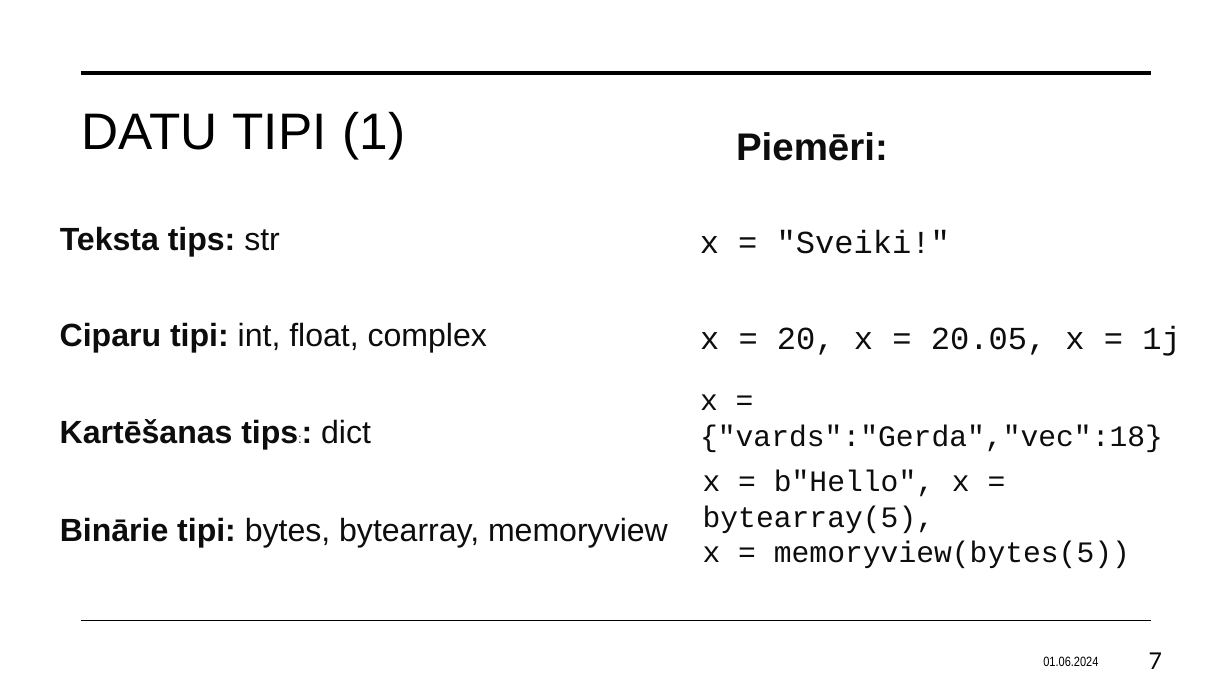
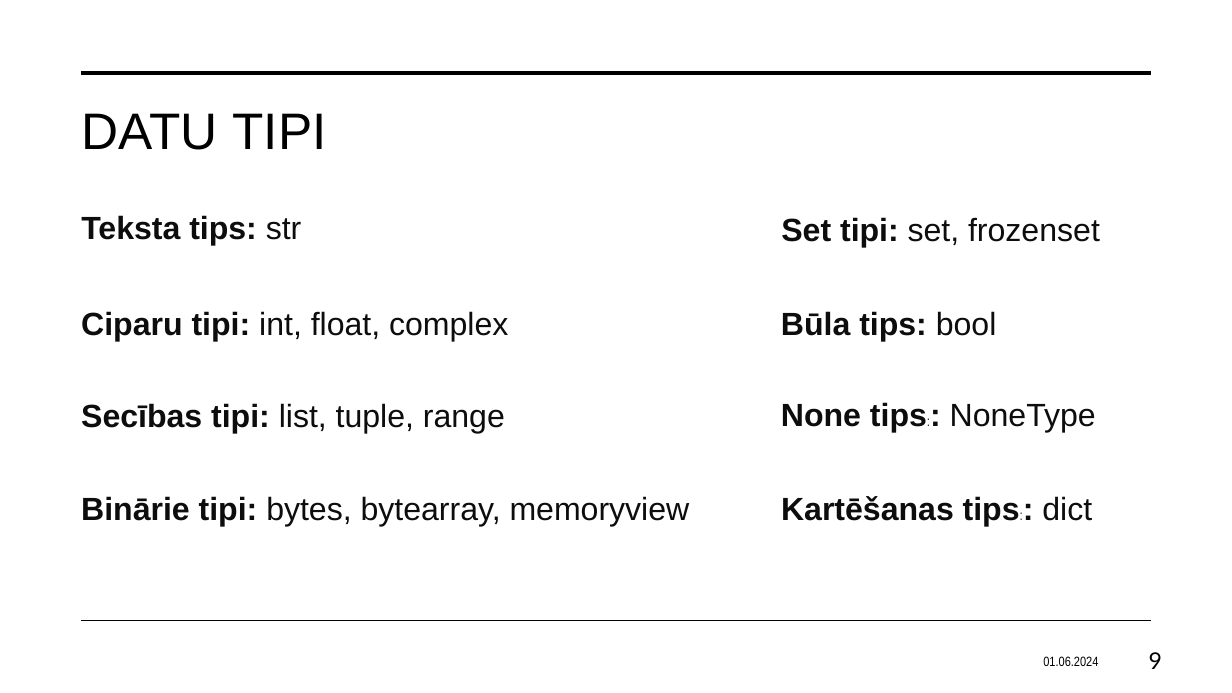
Before and after one commit to Gerda155/Fedotova_Eksamens, a slide deck: slide 9 of Fedotova_macibuMaterials.pptx (slide 7 before the commit). Drawn at 1232x693 pixels with LibreOffice and Linux fonts; fonts in the diff are those of the drawing. Boxes give left, top, right and bottom in pixels: in the first picture for what was removed or moved away, otherwise in the second. Text is boxed around its words. In the diff, an @@ line names an element or a change of style, - is before the commit and + after.

```diff
--- a/Fedotova_macibuMaterials.pptx
+++ b/Fedotova_macibuMaterials.pptx
@@ title at (81, 113, 327, 150): text changed @@
-DATU TIPI (1)
+DATU TIPI
@@ text removed at (736, 132, 888, 161) @@
-Piemēri:
@@ text "Teksta tips: str": place and size @@
-text "Teksta tips: str" at (60, 226, 280, 257)
+text "Teksta tips: str" at (81, 215, 302, 245)
@@ text removed at (700, 229, 950, 254) @@
-x = "Sveiki!"
@@ text added at (781, 217, 1100, 247), 25 pt, text #0D0D0D @@
+Set tipi: set, frozenset
@@ text "Ciparu tipi: int, float, complex": place and size @@
-text "Ciparu tipi: int, float, complex" at (60, 322, 487, 353)
+text "Ciparu tipi: int, float, complex" at (81, 311, 508, 342)
@@ text removed at (700, 326, 1180, 356) @@
-x = 20, x = 20.05, x = 1j
@@ text added at (781, 311, 997, 341), 25 pt, text #0D0D0D, bold @@
+Būla tips: bool
@@ text added at (81, 403, 505, 433), 25 pt, text #0D0D0D @@
+Secības tipi: list, tuple, range
@@ text removed at (700, 394, 1163, 452) @@
-x = {"vards":"Gerda","vec":18}
@@ text added at (781, 402, 1096, 433), 25 pt, text #0D0D0D, bold @@
+None tips:: NoneType
@@ text "Binārie tipi: bytes, bytearray, memoryview": place and size @@
-text "Binārie tipi: bytes, bytearray, memoryview" at (60, 517, 668, 548)
+text "Binārie tipi: bytes, bytearray, memoryview" at (81, 496, 690, 526)
@@ text removed at (703, 470, 1130, 568) @@
-x = b"Hello", x = bytearray(5),
-x = memoryview(bytes(5))
@@ text "Kartēšanas tips:: dict": place and size @@
-text "Kartēšanas tips:: dict" at (60, 419, 371, 449)
+text "Kartēšanas tips:: dict" at (781, 496, 1092, 526)
@@ page number at (1149, 652, 1162, 669): text changed @@
-7
+9
```
Also in this commit, not shown: 6 other slides changed, 17 slides added, 2 slides removed.
